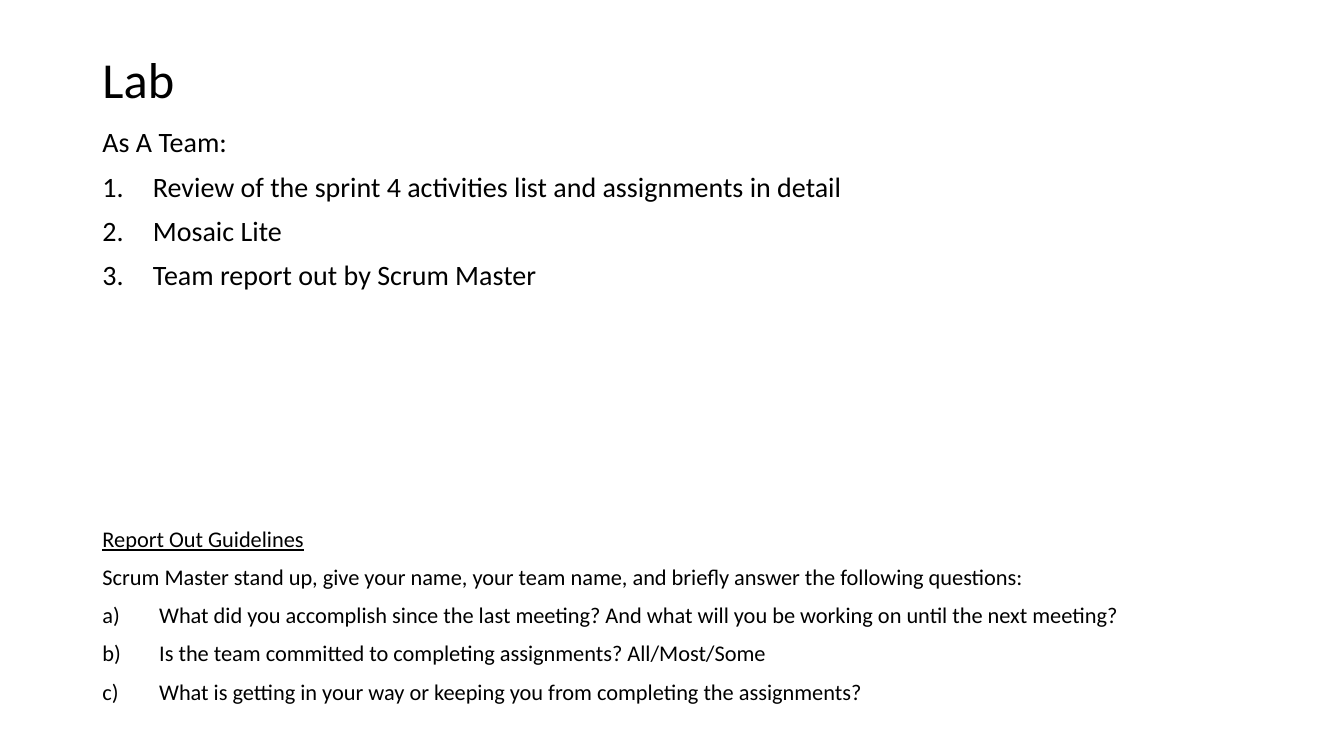
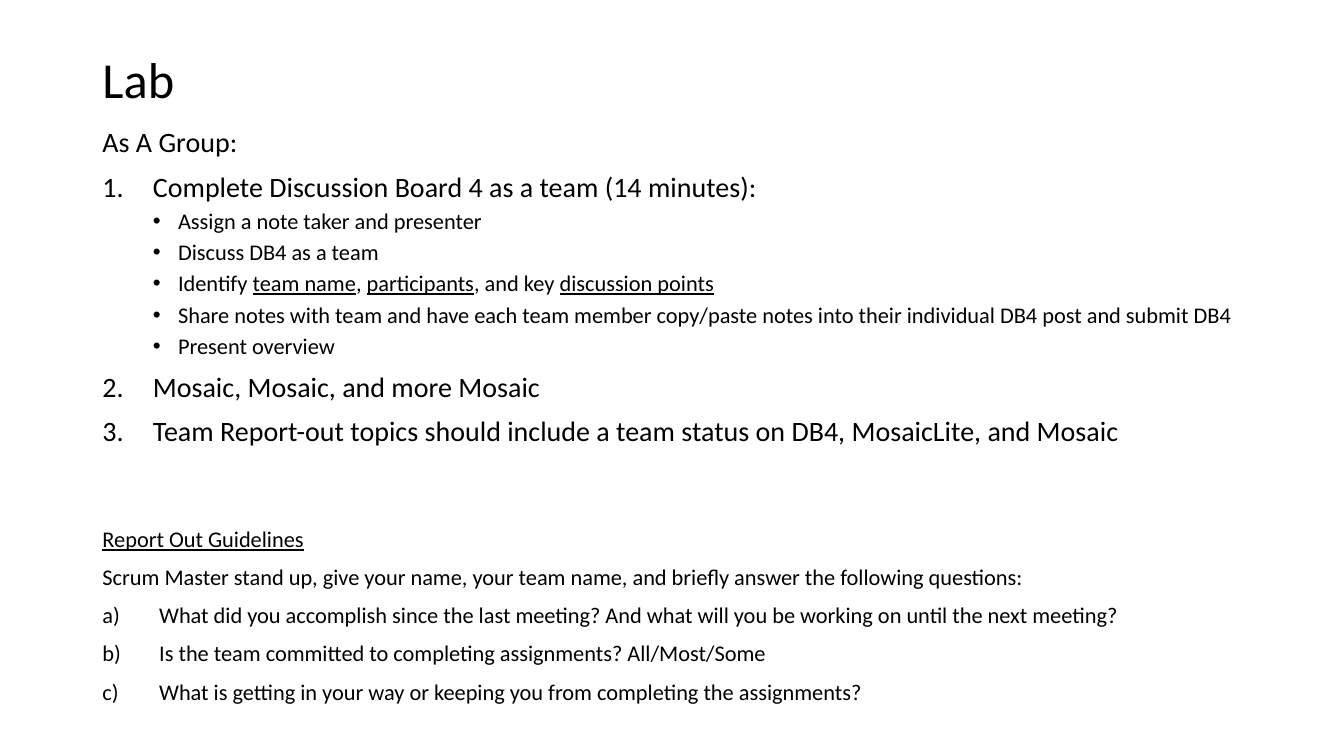
Before and after one commit to EricJPogue/CPSC-24500, a slide deck: slide 16 of lecture-slides/2020-02-27-oop.pptx (slide 12 before the commit). Drawn at 1344x756 pixels with LibreOffice and Linux fonts; fonts in the diff are those of the drawing. Boxes give left, top, right and bottom in pixels: in the first picture for what was removed or moved away, otherwise in the second. Text is boxed around its words. In the diff, an @@ line names an element or a change of style, - is before the commit and + after.

```diff
--- a/lecture-slides/2020-02-27-oop.pptx
+++ b/lecture-slides/2020-02-27-oop.pptx
@@ text at (x1=102, y1=133, x2=1231, y2=446): text changed; size 20 to 16 pt @@
-As A Team:
-1. Review of the sprint 4 activities list and assignments in detail
-2. Mosaic Lite
-3. Team report out by Scrum Master
+As A Group:
+1. Complete Discussion Board 4 as a team (14 minutes):
+  • Assign a note taker and presenter
+  • Discuss DB4 as a team
+  • Identify team name, participants, and key discussion points
+  • Share notes with team and have each team member copy/paste notes into their individual DB4 post and submit DB4
+  • Present overview
+2. Mosaic, Mosaic, and more Mosaic
+3. Team Report-out topics should include a team status on DB4, MosaicLite, and Mosaic
```
Also in this commit, not shown: 4 other slides changed, 4 slides added, 1 other file.
